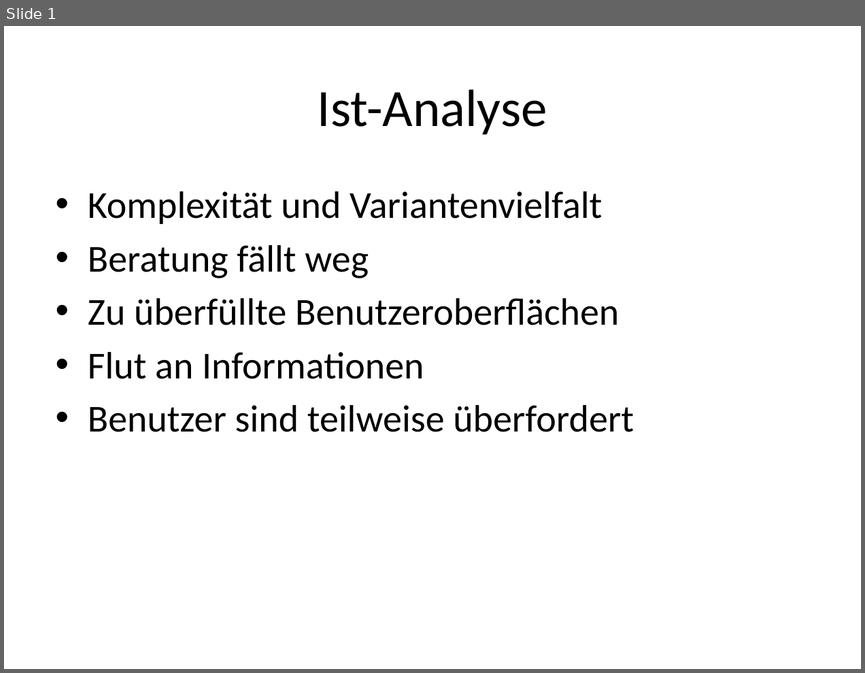
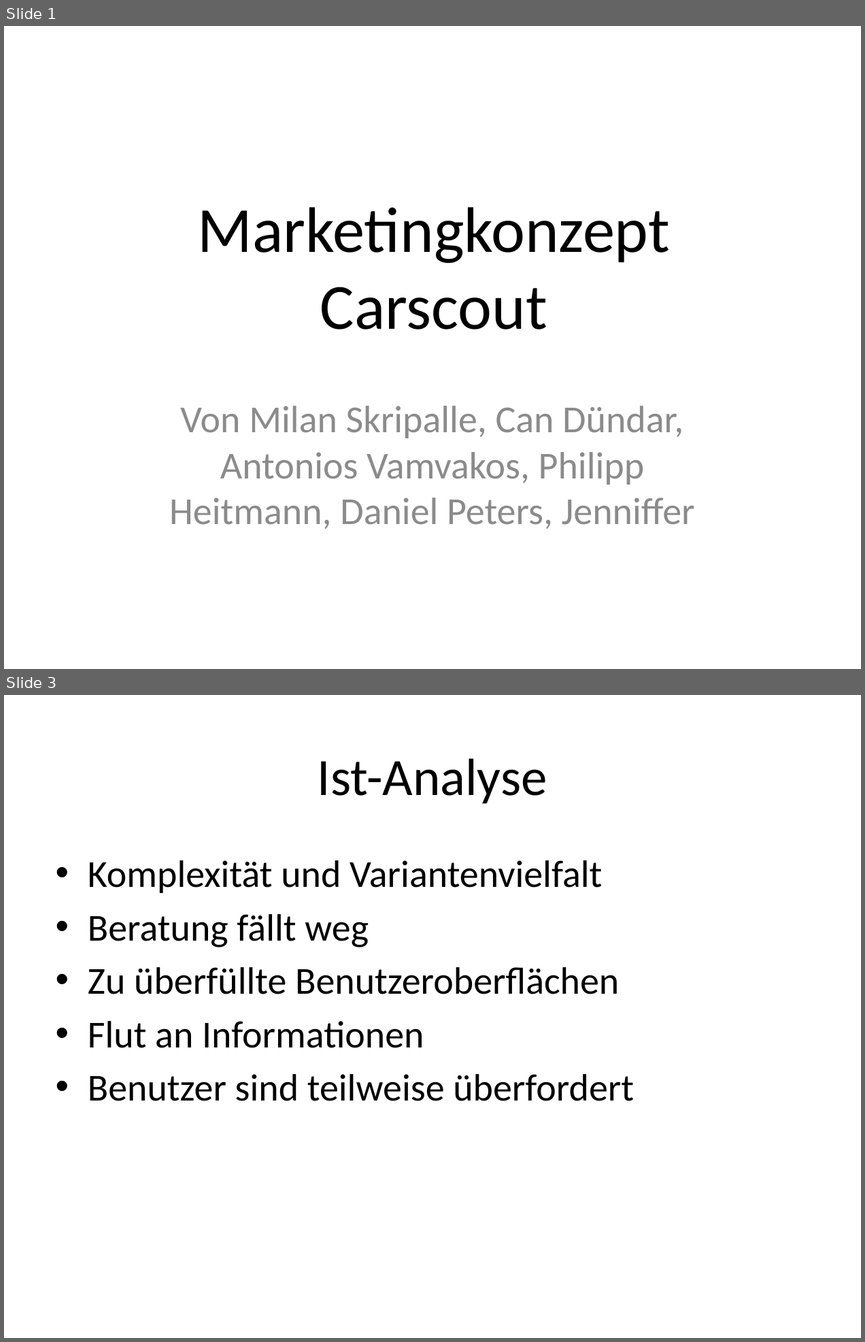
Before and after one commit to yigitcanduendar/carscout, a slide deck: organisation/documentation/GeProz/Präsentation/Gesamtpräsentation Carscout GProz.pptx. Shown one above the other, each under a label of ours: slide 1 before the commit, slides 1 and 3 after it; the slides between them are not shown. The pictures are 865x673 and 865x1342 pixels, drawn with LibreOffice and Linux fonts; fonts in the diff are those of the drawing. Boxes give left, top, right and bottom in pixels: in the first picture for what was removed or moved away, otherwise in the second. Text is boxed around its words. In the diff, an @@ line names an element or a change of style, - is before the commit and + after.

Commit message:
Inhaltsverzeichnis, Folien sortiert nach Reihefolge auf dem Bewertungsbogen
Jemand anderes muss es hübsch machen, Powerpoint Online ist kacke, wenn es um Details geht.
- Daniel

```diff
--- a/organisation/documentation/GeProz/Präsentation/Gesamtpräsentation Carscout GProz.pptx
+++ b/organisation/documentation/GeProz/Präsentation/Gesamtpräsentation Carscout GProz.pptx
@@ slide 1 added at box(4, 26, 861, 669), background #FFFFFF @@
@@ title added at box(198, 207, 670, 329), 54 pt, text #000000 @@
+Marketingkonzept
+Carscout
@@ subtitle added at box(169, 405, 695, 529), 32 pt, text #8C8C8C @@
+Von Milan Skripalle, Can Dündar, Antonios Vamvakos, Philipp Heitmann, Daniel Peters, Jenniffer
@@ what was slide 1 is now slide 3 @@
```
Also in this commit, not shown: 1 other slide added.
